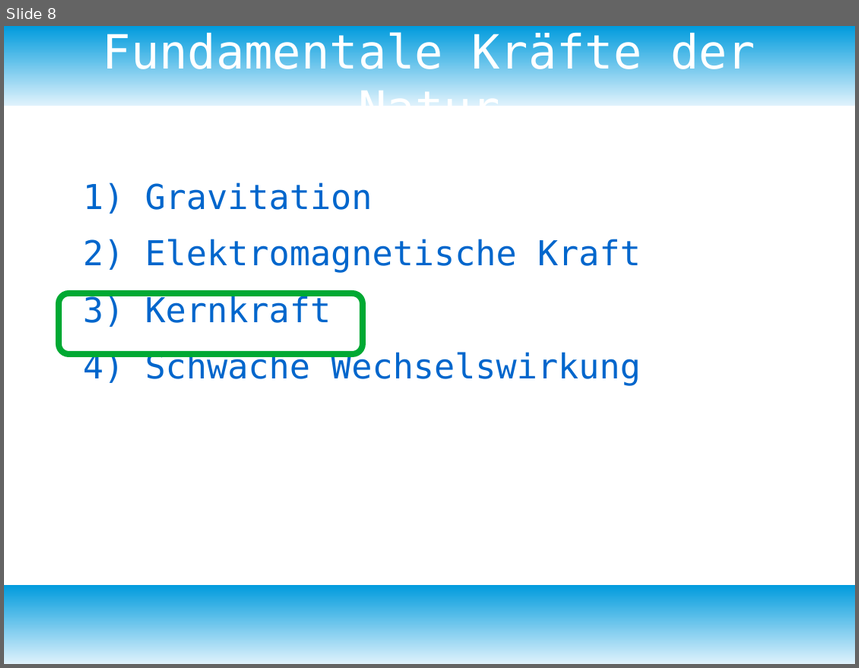
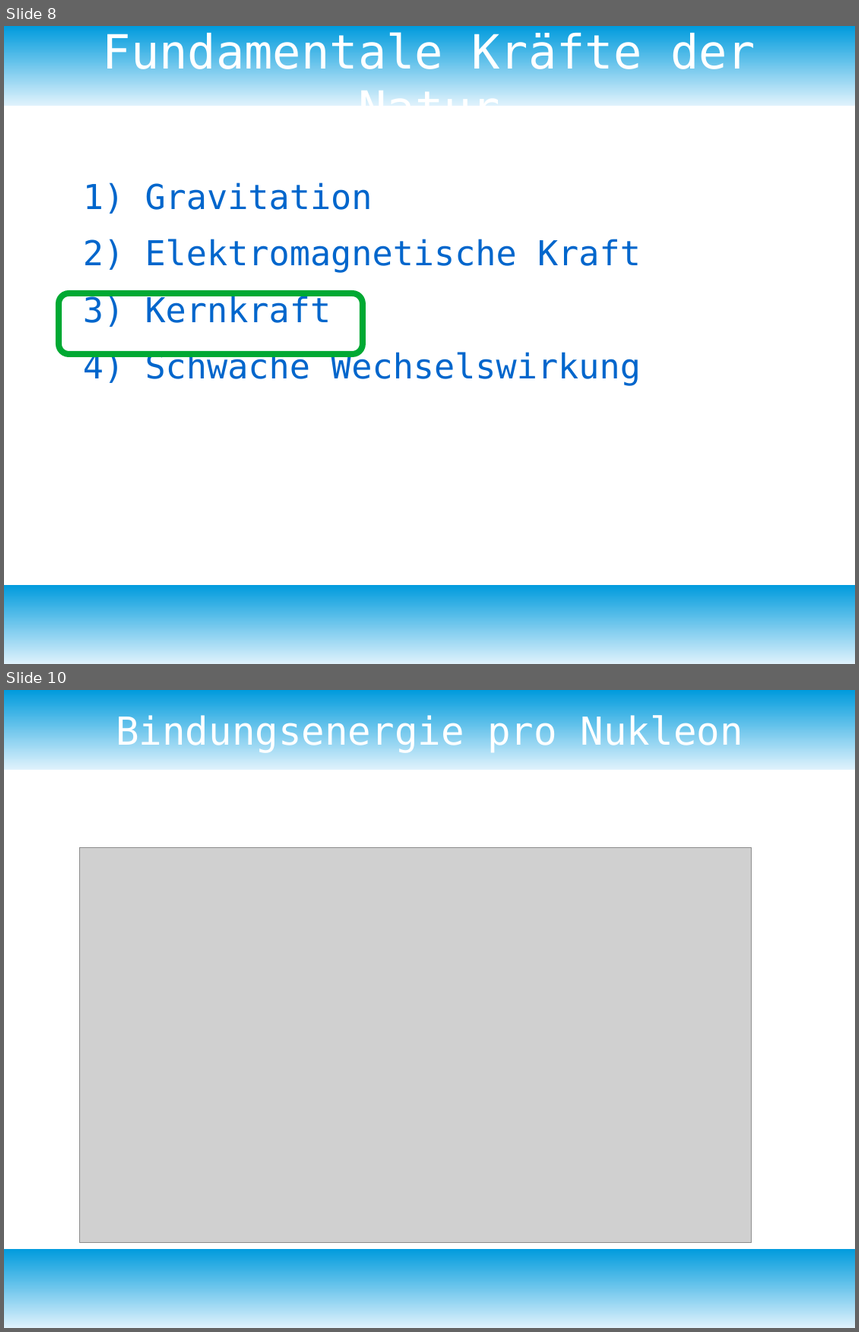
Before and after one commit to bearums/teaching, a slide deck: B5/physik/D12/3)Radioaktivität/1_Atomstruktur/Atomstruktur.odp. Shown one above the other, each under a label of ours: slide 8 before the commit, slides 8 and 10 after it; the slides between them are not shown. The pictures are 859x668 and 859x1332 pixels, drawn with LibreOffice and Linux fonts; fonts in the diff are those of the drawing; grey boxes stand for pictures. Boxes give left, top, right and bottom in pixels: in the first picture for what was removed or moved away, otherwise in the second. Text is boxed around its words. In the diff, an @@ line names an element or a change of style, - is before the commit and + after.

Commit message:
bindungsenergie

```diff
--- a/B5/physik/D12/3)Radioaktivität/1_Atomstruktur/Atomstruktur.odp
+++ b/B5/physik/D12/3)Radioaktivität/1_Atomstruktur/Atomstruktur.odp
@@ slide 10 added at bbox=[4, 690, 855, 1328], background #FFFFFF; not listed: 2 template elements that a slide beside it also shows @@
@@ title added at bbox=[116, 714, 743, 753], 36 pt, text #FFFFFF @@
+Bindungsenergie pro Nukleon
@@ picture added at bbox=[80, 847, 752, 1243] @@
```
Also in this commit, not shown: 1 other slide added, 5 other files.
